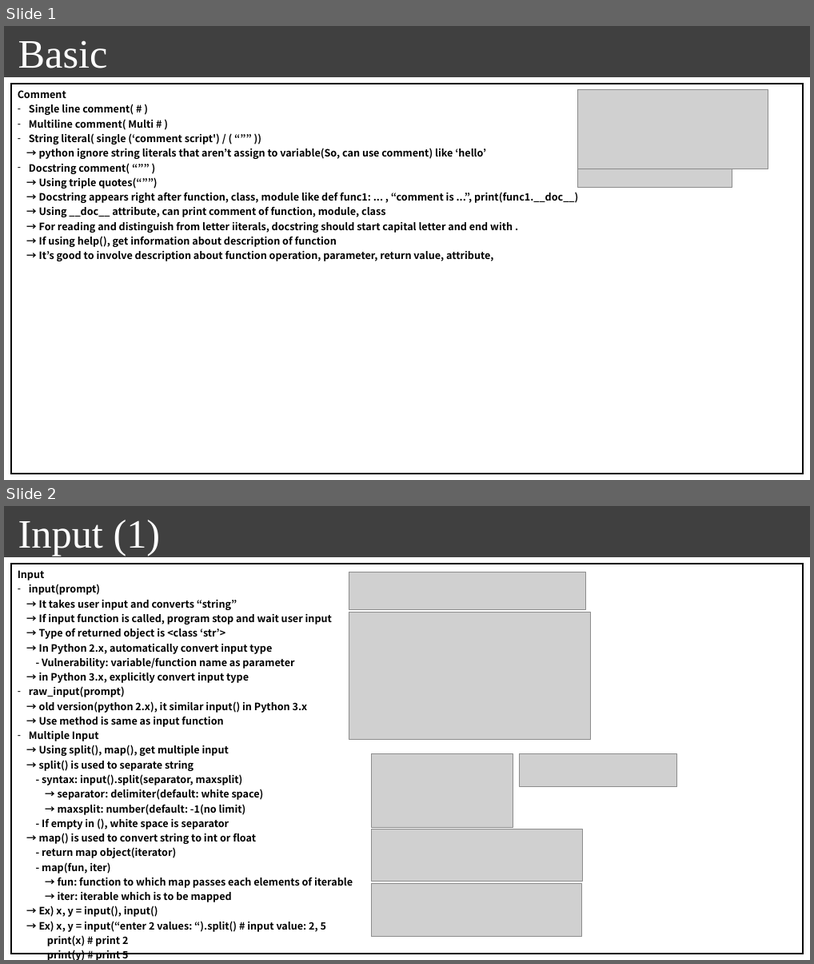
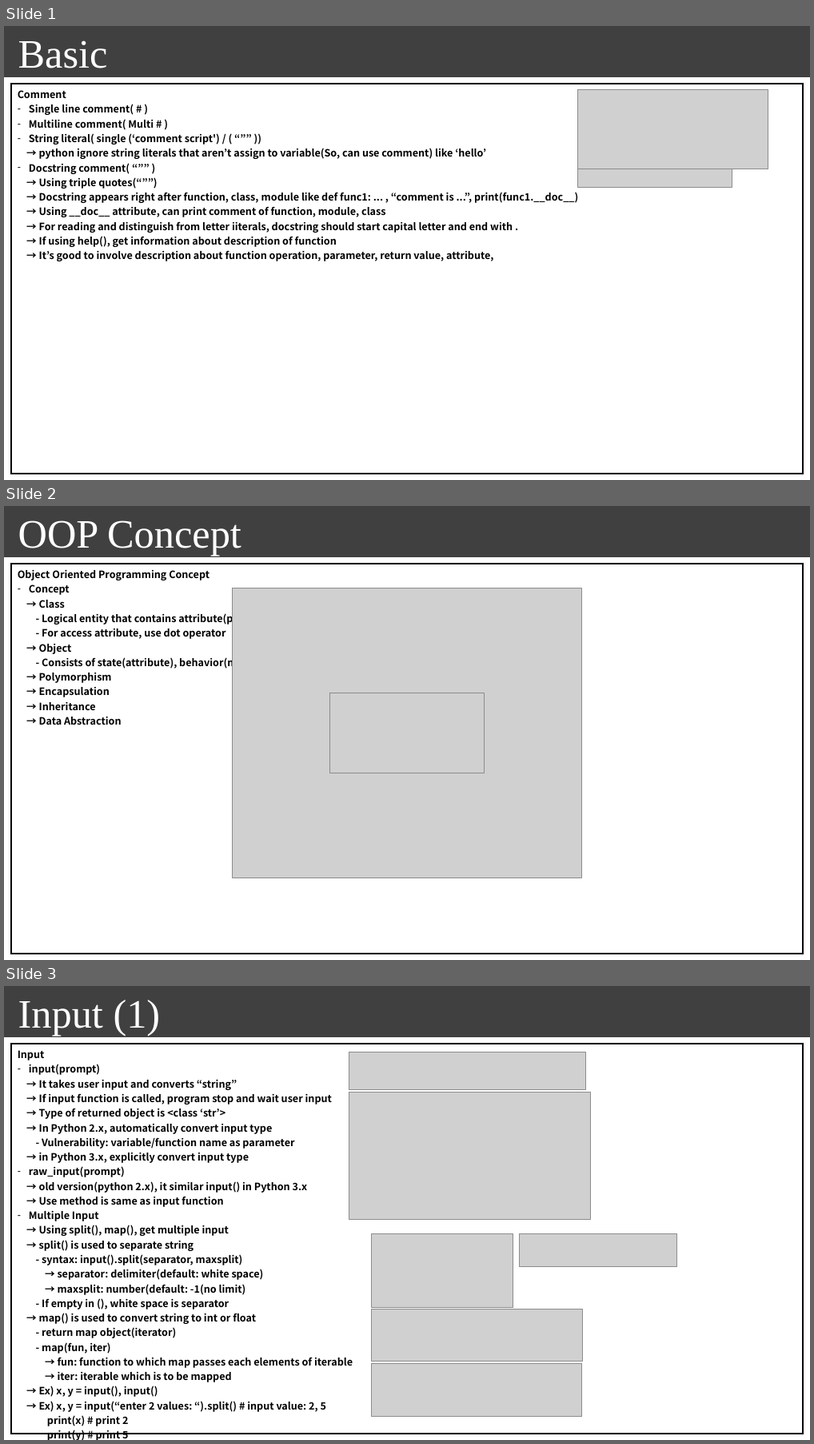
Before and after one commit to seonghokim/Study, a slide deck: Study Material/[ENG] everything in python.pptx. Shown one above the other, each under a label of ours: slides 1 and 2 before the commit, slides 1, 2 and 3 after it. The pictures are 814x964 and 814x1444 pixels, drawn with LibreOffice and Linux fonts; fonts in the diff are those of the drawing; grey boxes stand for pictures; background and template pictures are left out. Boxes give left, top, right and bottom in pixels: in the first picture for what was removed or moved away, otherwise in the second. Text is boxed around its words. In the diff, an @@ line names an element or a change of style, - is before the commit and + after.

```diff
--- a/Study Material/[ENG] everything in python.pptx
+++ b/Study Material/[ENG] everything in python.pptx
@@ slide 2 added at bbox=[4, 506, 810, 960], background #FFFFFF; not listed: 1 template element that a slide beside it also shows @@
@@ text added at bbox=[18, 520, 242, 556], 48 pt, text #FFFFFF @@
+OOP Concept
@@ table added at bbox=[11, 564, 804, 953], 1 rows, 1 columns @@
+Object Oriented Programming Concept / Concept / → Class / - Logical entity that contains attribute(public variable) and method / - For access attribute, use dot operator / → Object / - Consists of state(attribute), behavior(method), identity(unique name) / → Polymorphism / → Encapsulation / → Inheritance / → Data Abstraction
@@ picture added at bbox=[233, 588, 582, 877] @@
@@ picture added at bbox=[330, 693, 485, 772] @@
@@ what was slide 2 is now slide 3 @@
```
Also in this commit, not shown: 3 slides changed, 6 other slides added, 1 other file.
